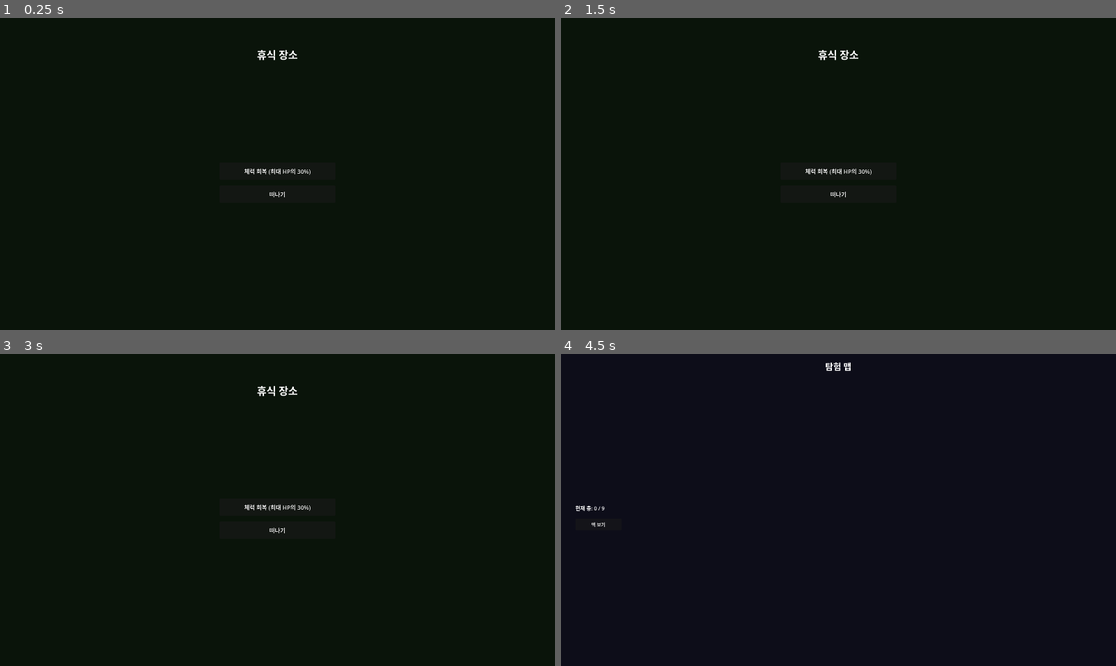
Above: before the commit, frames 1-4 (two rows, left to right).
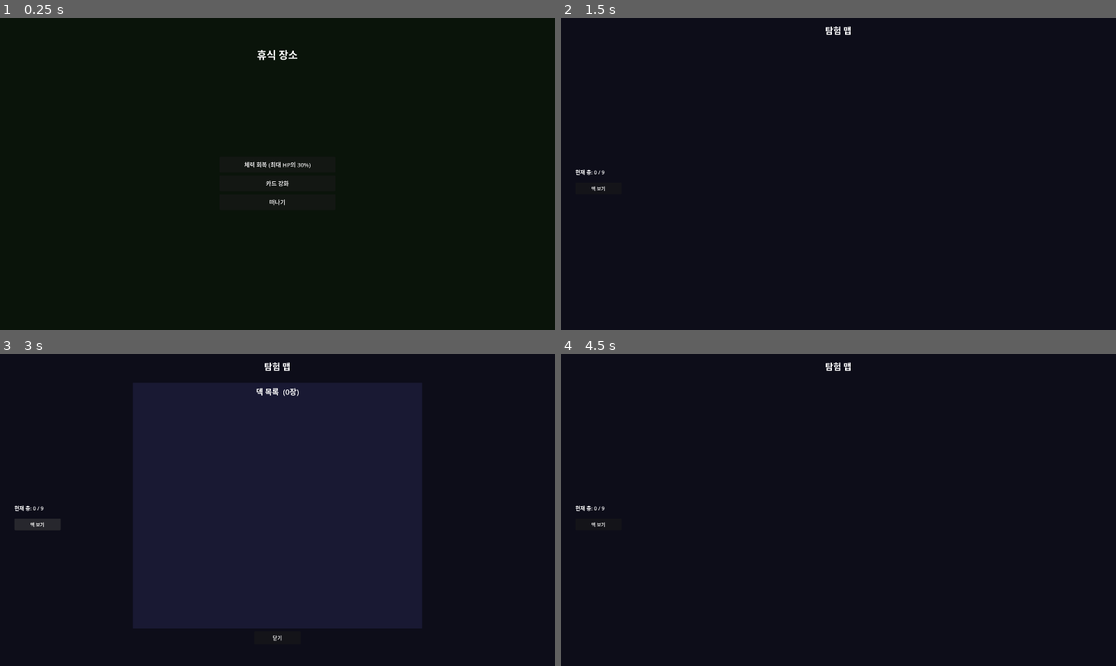
Above: after the commit, the same moments.

Repository: l980l/stsl
Game: Godot game, scene res://scenes/rest/rest_scene.tscn
The game is run twice, just before and just after one commit, with the same random seed, the same clock (stepped at 60 frames per second) and the same inputs. The project has no main scene, so this scene is started directly.
Inputs (mouse positions are in pixels of both pictures, inside the frame that each line leads up to):
- Up to frame 1 (0.25 s): no input
- Up to frame 2 (1.5 s): click (572, 21) at 0.5 s, where only the run before the commit has a clickable "그냥 나가기"; click (838, 183) at 1.25 s, where only the run after the commit has a clickable "카드 강화"
- Up to frame 3 (3 s): click (16, 357) at 2 s, where only the run before the commit has a clickable "HP 30% 회복"; click (38, 525) at 2.75 s, where only the run after the commit has a clickable "덱 보기"
- Up to frame 4 (4.5 s): click (838, 637) at 3.5 s, where only the run after the commit has a clickable "닫기"; click (838, 506) at 4.25 s, where only the run before the commit has a clickable "체력 회복 (최대 HP의 30%)"

The runs differ from the first frame. In frame 1, 0.3% of the frame differs, in the area x 44-56%, y 46-61%; in frame 2, 0.4%; in frame 3, 42%, in the area x 2-77%, y 2-92%; in frame 4, nothing differs.
Error before the commit: Out of bounds get index '-1' (on base: 'Array') (res://autoload/game_manager.gd:260)
Error after the commit: Out of bounds get index '-1' (on base: 'Array') (res://autoload/game_manager.gd:296)

Commit message:
feat: Plan 15 — 카드 강화 시스템
- GameState.CARD_UPGRADE(7) 추가
- GameManager.upgrade_card() — 효과 수치 +3, 비용 2이상이면 -1
- GameManager.enter_card_upgrade() / complete_card_upgrade() 추가
- RestScene: 체력 회복 / 카드 강화 / 떠나기 3선택지 UI
- CardUpgradeScene: 미강화 카드 목록 표시, 1장 선택 후 강화
- rest_scene.tscn 중복 정적 노드 제거 (Plan 14 버그 수정)
- TestGameManager: 강화 관련 4개 테스트 추가 (327 passed)

Co-Authored-By: Claude Sonnet 4.6 <noreply@anthropic.com>

Diff:
--- a/autoload/game_manager.gd
+++ b/autoload/game_manager.gd
@@ -2,7 +2,7 @@
 class_name GameManagerClass
 extends Node
 
-enum GameState { MAP, BATTLE, CARD_PICK, EVENT, SHOP, REST, GAME_OVER }
+enum GameState { MAP, BATTLE, CARD_PICK, EVENT, SHOP, REST, GAME_OVER, CARD_UPGRADE }
 
 var current_state: GameState = GameState.MAP
 var current_floor: int = 0
@@ -235,6 +235,42 @@
 	_advance_nodes_from(current_node_id)
 	change_state(GameState.MAP)
 	_request_scene("res://scenes/map/map_scene.tscn")
+
+func enter_card_upgrade() -> void:
+	_advance_nodes_from(current_node_id)
+	change_state(GameState.CARD_UPGRADE)
+	_request_scene("res://scenes/card_upgrade/card_upgrade_scene.tscn")
+
+func complete_card_upgrade() -> void:
+	change_state(GameState.MAP)
+	_request_scene("res://scenes/map/map_scene.tscn")
+
+func upgrade_card(card: Resource) -> void:
+	if card.upgraded:
+		return
+	var EffRes = load("res://resources/effect_resource.gd")
+	for effect in card.effects:
+		match effect.effect_type:
+			EffRes.EffectType.DAMAGE, EffRes.EffectType.CONDITIONAL_DMG:
+				effect.value += 3
+				effect.bonus_value += 3
+			EffRes.EffectType.BLOCK, EffRes.EffectType.BLOCK_ALL, \
+			EffRes.EffectType.FORMATION_BLOCK, EffRes.EffectType.COUNTER_BLOCK:
+				effect.value += 3
+			EffRes.EffectType.HEAL, EffRes.EffectType.HEAL_ALL:
+				effect.value += 3
+			EffRes.EffectType.DRAW:
+				effect.value += 1
+			EffRes.EffectType.GAIN_MORALE:
+				effect.value += 1
+			EffRes.EffectType.CONSUME_MORALE:
+				effect.value += 1
+				effect.bonus_value += 5
+			EffRes.EffectType.ENERGY:
+				effect.value += 1
+	if card.cost >= 2:
+		card.cost -= 1
+	card.upgraded = true
 
 func generate_shop_inventory() -> Dictionary:
 	var tm := _get_tm()
--- /dev/null
+++ b/scenes/card_upgrade/card_upgrade_scene.gd
@@ -0,0 +1,70 @@
+# scenes/card_upgrade/card_upgrade_scene.gd
+extends Node2D
+
+func _ready() -> void:
+	var upgradeable := _get_upgradeable_cards()
+	if upgradeable.is_empty():
+		GameManager.complete_card_upgrade()
+		return
+	_build_ui(upgradeable)
+
+func _get_upgradeable_cards() -> Array:
+	var dm: Object = null
+	if Engine.has_singleton("DeckManager"):
+		dm = Engine.get_singleton("DeckManager")
+	elif get_tree() and get_tree().root:
+		dm = get_tree().root.get_node_or_null("DeckManager")
+	if dm == null:
+		return []
+	var all: Array = dm.draw_pile.duplicate()
+	all.append_array(dm.discard_pile)
+	var result: Array = []
+	for card in all:
+		if not card.get("upgraded"):
+			result.append(card)
+	return result
+
+func _build_ui(upgradeable: Array) -> void:
+	var bg := ColorRect.new()
+	bg.color = Color(0.05, 0.05, 0.1)
+	bg.size = Vector2(1920, 1080)
+	add_child(bg)
+
+	var title := Label.new()
+	title.text = "강화할 카드를 선택하세요"
+	title.position = Vector2(660, 80)
+	title.size = Vector2(600, 60)
+	title.horizontal_alignment = HORIZONTAL_ALIGNMENT_CENTER
+	title.add_theme_font_size_override("font_size", 32)
+	add_child(title)
+
+	const CARD_W := 140
+	const CARD_H := 200
+	var total_w: float = upgradeable.size() * (CARD_W + 20) - 20
+	var start_x: float = (1920.0 - total_w) / 2.0
+
+	for i in range(upgradeable.size()):
+		var card: Resource = upgradeable[i]
+		var btn := Button.new()
+		btn.position = Vector2(start_x + i * (CARD_W + 20), 380)
+		btn.size = Vector2(CARD_W, CARD_H)
+		var card_name: String = card.get("card_name") if card.get("card_name") != null else "?"
+		var cost: int = card.get("cost") if card.get("cost") != null else 0
+		var owner: String = card.get("owner_id") if card.get("owner_id") != null else ""
+		btn.text = "[%d]\n%s\n%s\n→ 강화" % [cost, card_name, owner]
+		btn.add_theme_font_size_override("font_size", 14)
+		var captured_card := card
+		btn.pressed.connect(func(): _on_card_selected(captured_card))
+		add_child(btn)
+
+	var skip_btn := Button.new()
+	skip_btn.text = "건너뛰기"
+	skip_btn.position = Vector2(880, 680)
+	skip_btn.size = Vector2(160, 50)
+	skip_btn.add_theme_font_size_override("font_size", 18)
+	skip_btn.pressed.connect(GameManager.complete_card_upgrade)
+	add_child(skip_btn)
+
+func _on_card_selected(card: Resource) -> void:
+	GameManager.upgrade_card(card)
+	GameManager.complete_card_upgrade()
--- /dev/null
+++ b/scenes/card_upgrade/card_upgrade_scene.tscn
@@ -0,0 +1,6 @@
+[gd_scene load_steps=2 format=3]
+
+[ext_resource type="Script" path="res://scenes/card_upgrade/card_upgrade_scene.gd" id="1"]
+
+[node name="CardUpgradeScene" type="Node2D"]
+script = ExtResource("1")
--- a/scenes/rest/rest_scene.gd
+++ b/scenes/rest/rest_scene.gd
@@ -23,7 +23,7 @@
 	if tm:
 		for i in range(tm.heroes.size()):
 			var hero: Resource = tm.heroes[i]
-			var current_hp: int = tm.get_hp(hero.hero_id) if tm.has_method("get_hp") else hero.max_hp
+			var current_hp: int = tm.get_current_hp(hero.hero_id) if tm.has_method("get_current_hp") else hero.max_hp
 			var lbl := Label.new()
 			lbl.text = "%s  HP: %d / %d" % [hero.hero_name, current_hp, hero.max_hp]
 			lbl.position = Vector2(660, 240 + i * 50)
@@ -34,16 +34,24 @@
 
 	var heal_btn := Button.new()
 	heal_btn.text = "체력 회복 (최대 HP의 30%)"
-	heal_btn.position = Vector2(760, 500)
-	heal_btn.size = Vector2(400, 60)
+	heal_btn.position = Vector2(760, 480)
+	heal_btn.size = Vector2(400, 55)
 	heal_btn.add_theme_font_size_override("font_size", 20)
 	heal_btn.pressed.connect(_on_heal_pressed)
 	add_child(heal_btn)
 
+	var upgrade_btn := Button.new()
+	upgrade_btn.text = "카드 강화"
+	upgrade_btn.position = Vector2(760, 545)
+	upgrade_btn.size = Vector2(400, 55)
+	upgrade_btn.add_theme_font_size_override("font_size", 20)
+	upgrade_btn.pressed.connect(_on_upgrade_pressed)
+	add_child(upgrade_btn)
+
 	var leave_btn := Button.new()
 	leave_btn.text = "떠나기"
-	leave_btn.position = Vector2(760, 580)
-	leave_btn.size = Vector2(400, 60)
+	leave_btn.position = Vector2(760, 610)
+	leave_btn.size = Vector2(400, 55)
 	leave_btn.add_theme_font_size_override("font_size", 20)
 	leave_btn.pressed.connect(_on_leave_pressed)
 	add_child(leave_btn)
@@ -63,5 +71,8 @@
 			tm.heal(hero.hero_id, int(hero.max_hp * 0.3))
 	GameManager.complete_rest()
 
+func _on_upgrade_pressed() -> void:
+	GameManager.enter_card_upgrade()
+
 func _on_leave_pressed() -> void:
 	GameManager.complete_rest()
--- a/scenes/rest/rest_scene.tscn
+++ b/scenes/rest/rest_scene.tscn
@@ -4,38 +4,3 @@
 
 [node name="RestScene" type="Node2D"]
 script = ExtResource("1_script")
-
-[node name="BG" type="ColorRect" parent="."]
-offset_right = 1920.0
-offset_bottom = 1080.0
-color = Color(0.1, 0.07, 0.04, 1)
-
-[node name="VBoxContainer" type="VBoxContainer" parent="."]
-offset_left = 660.0
-offset_top = 350.0
-offset_right = 1260.0
-offset_bottom = 730.0
-alignment = 1
-
-[node name="TitleLabel" type="Label" parent="VBoxContainer"]
-text = "휴식처"
-horizontal_alignment = 1
-theme_override_font_sizes/font_size = 36
-
-[node name="DescLabel" type="Label" parent="VBoxContainer"]
-text = "잠시 쉬어가며 체력을 회복하거나 그냥 떠날 수 있다."
-horizontal_alignment = 1
-autowrap_mode = 2
-theme_override_font_sizes/font_size = 20
-
-[node name="ButtonContainer" type="HBoxContainer" parent="VBoxContainer"]
-alignment = 1
-
-[node name="HealButton" type="Button" parent="ButtonContainer"]
-text = "HP 30% 회복"
-
-[node name="LeaveButton" type="Button" parent="ButtonContainer"]
-text = "그냥 나가기"
-
-[connection signal="pressed" from="VBoxContainer/ButtonContainer/HealButton" to="." method="_on_heal_pressed"]
-[connection signal="pressed" from="VBoxContainer/ButtonContainer/LeaveButton" to="." method="_on_leave_pressed"]
--- a/tests/test_game_manager.gd
+++ b/tests/test_game_manager.gd
@@ -18,6 +18,10 @@
 	test_complete_shop_returns_to_map()
 	test_elite_battle_gives_two_card_picks()
 	test_complete_rest_returns_to_map()
+	test_upgrade_card_damage()
+	test_upgrade_card_reduces_cost()
+	test_upgrade_card_no_op_if_already_upgraded()
+	test_enter_card_upgrade_sets_state()
 	return {"passed": passed, "failed": failed}
 
 func _assert(cond: bool, msg: String) -> void:
@@ -110,3 +114,58 @@
 	gm.enter_node(0)
 	gm.complete_rest()
 	_assert(gm.current_state == 0, "complete_rest 후 상태 MAP(0)으로 변경")  # GameState.MAP == 0
+
+func test_upgrade_card_damage() -> void:
+	print("[TestGameManager] test_upgrade_card_damage")
+	var gm := _make_gm()
+	var CardRes = load("res://resources/card_resource.gd")
+	var EffRes = load("res://resources/effect_resource.gd")
+	var card: Resource = CardRes.new()
+	card.cost = 1
+	var eff: Resource = EffRes.new()
+	eff.effect_type = EffRes.EffectType.DAMAGE
+	eff.value = 6
+	card.effects = [eff]
+	gm.upgrade_card(card)
+	_assert(card.upgraded == true, "업그레이드 후 upgraded = true")
+	_assert(eff.value == 9, "데미지 +3 → 9")
+	_assert(card.cost == 1, "비용 1 카드는 비용 변경 없음")
+
+func test_upgrade_card_reduces_cost() -> void:
+	print("[TestGameManager] test_upgrade_card_reduces_cost")
+	var gm := _make_gm()
+	var CardRes = load("res://resources/card_resource.gd")
+	var EffRes = load("res://resources/effect_resource.gd")
+	var card: Resource = CardRes.new()
+	card.cost = 2
+	var eff: Resource = EffRes.new()
+	eff.effect_type = EffRes.EffectType.BLOCK
+	eff.value = 5
+	card.effects = [eff]
+	gm.upgrade_card(card)
+	_assert(card.cost == 1, "비용 2 카드 강화 시 비용 1로 감소")
+	_assert(eff.value == 8, "블록 +3 → 8")
+
+func test_upgrade_card_no_op_if_already_upgraded() -> void:
+	print("[TestGameManager] test_upgrade_card_no_op_if_already_upgraded")
+	var gm := _make_gm()
+	var CardRes = load("res://resources/card_resource.gd")
+	var EffRes = load("res://resources/effect_resource.gd")
+	var card: Resource = CardRes.new()
+	card.cost = 1
+	card.upgraded = true
+	var eff: Resource = EffRes.new()
+	eff.effect_type = EffRes.EffectType.DAMAGE
+	eff.value = 6
+	card.effects = [eff]
+	gm.upgrade_card(card)
+	_assert(eff.value == 6, "이미 강화된 카드는 수치 변경 없음")
+
+func test_enter_card_upgrade_sets_state() -> void:
+	print("[TestGameManager] test_enter_card_upgrade_sets_state")
+	var MapNodeRes = load("res://resources/map_node_resource.gd")
+	var gm := _make_gm()
+	gm.run_map[0].room_type = MapNodeRes.RoomType.REST
+	gm.enter_node(0)
+	gm.enter_card_upgrade()
+	_assert(gm.current_state == 7, "카드 강화 진입 시 상태 CARD_UPGRADE(7)으로 변경")  # GameState.CARD_UPGRADE == 7
